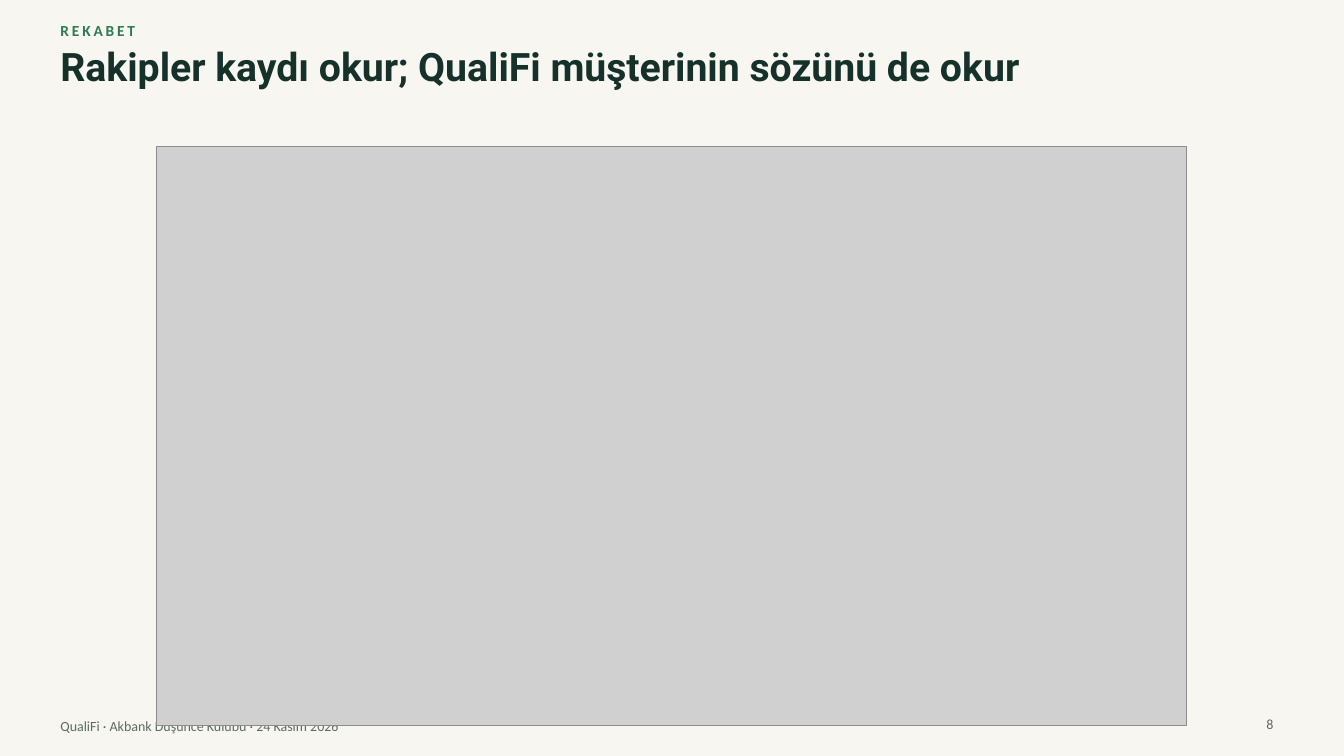
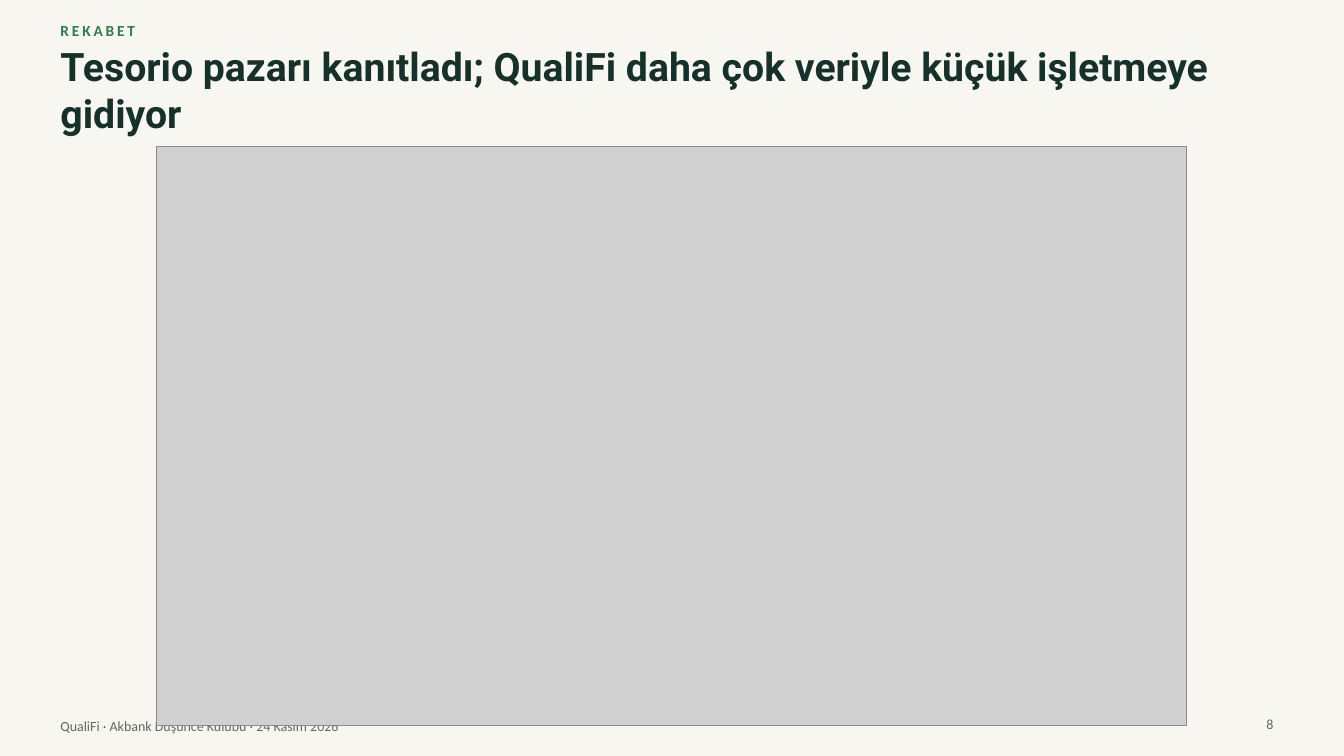
Before and after one commit to Talhaguler1/qualifi-41598058, a slide deck: slide 8 of marketing/presentation-2026-11-24/QualiFi-final-sunum.pptx. Drawn at 1344x756 pixels with LibreOffice and Linux fonts; fonts in the diff are those of the drawing; grey boxes stand for pictures. Boxes give left, top, right and bottom in pixels: in the first picture for what was removed or moved away, otherwise in the second. Text is boxed around its words. In the diff, an @@ line names an element or a change of style, - is before the commit and + after.

```diff
--- a/marketing/presentation-2026-11-24/QualiFi-final-sunum.pptx
+++ b/marketing/presentation-2026-11-24/QualiFi-final-sunum.pptx
@@ text at bbox=[60, 51, 1208, 137]: text changed @@
-Rakipler kaydı okur; QualiFi müşterinin sözünü de okur
+Tesorio pazarı kanıtladı; QualiFi daha çok veriyle küçük işletmeye gidiyor
```
Also in this commit, not shown: 9 other slides changed, 1 slide added, 1 slide removed, 8 other files.
